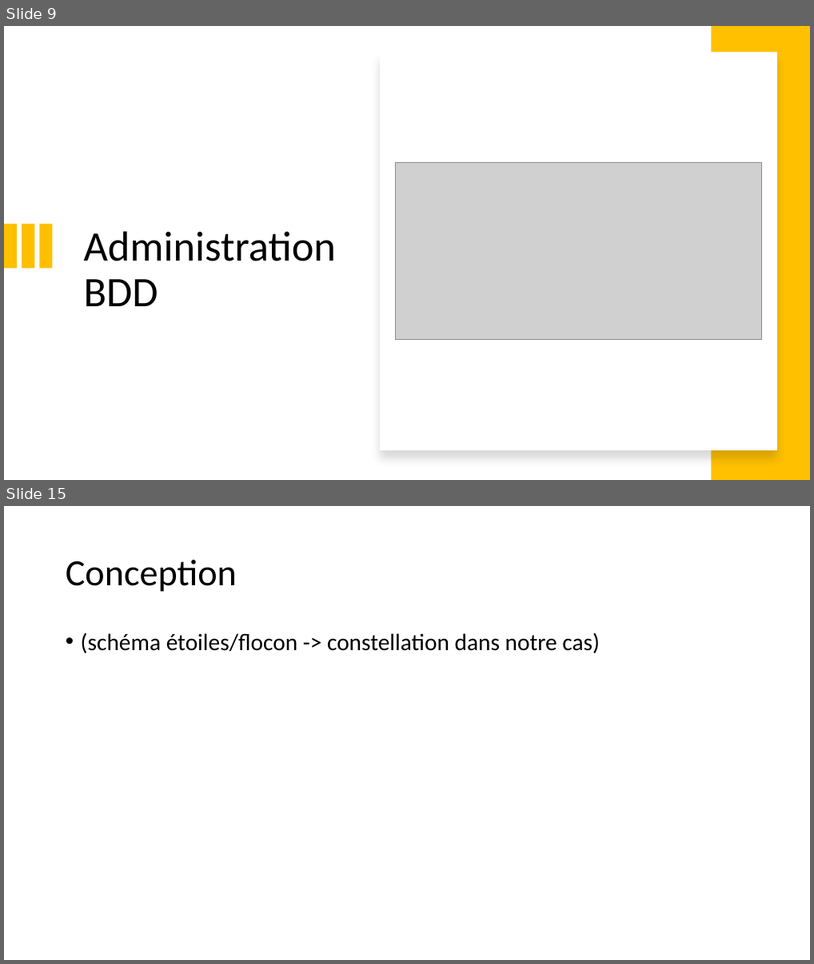
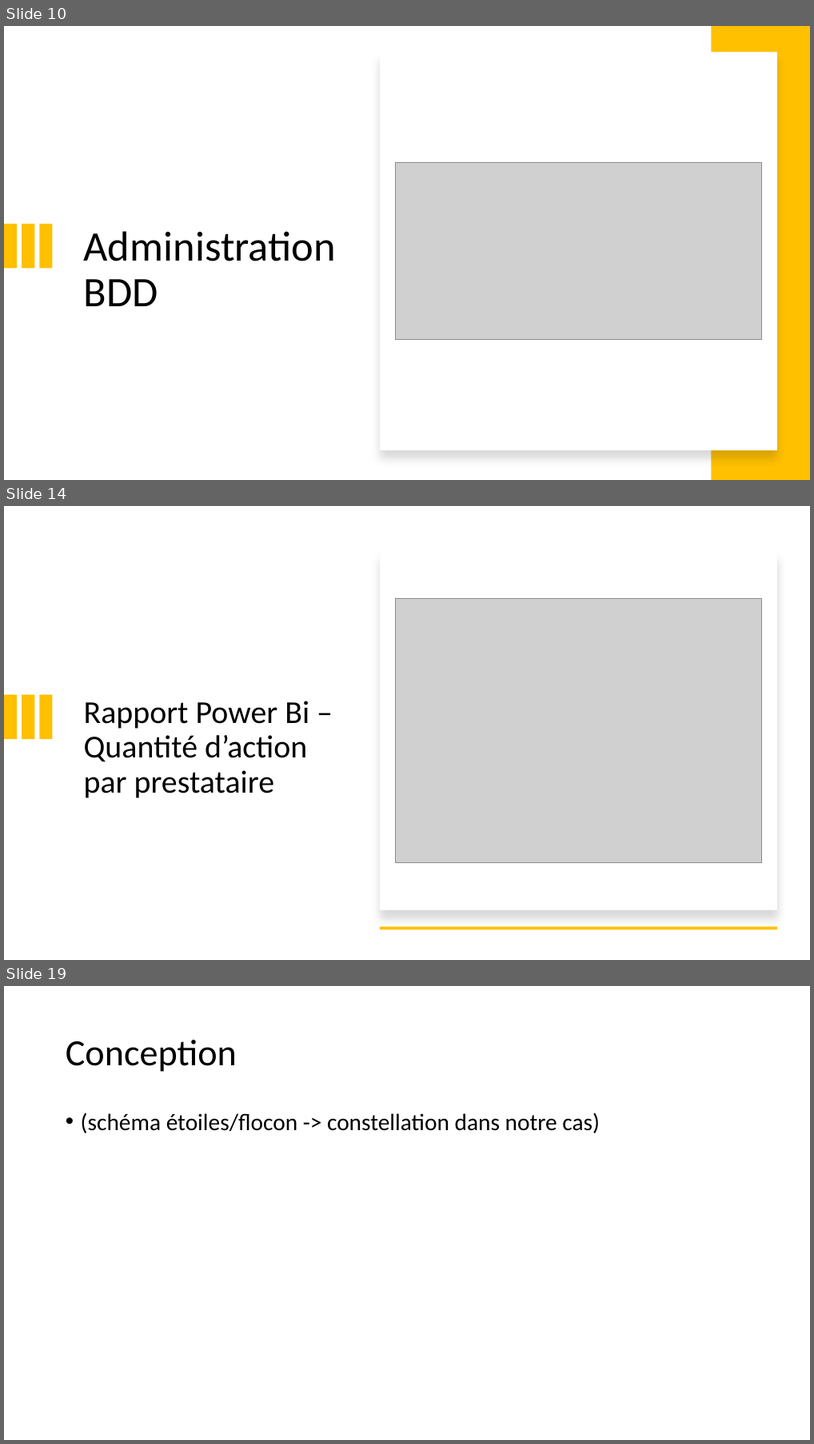
Before and after one commit to neopolitan2012/PT-LPBDD, a slide deck: Soutenance_PT.pptx. Shown one above the other, each under a label of ours: slides 9 and 15 before the commit, slides 10, 14 and 19 after it; the slides between them are not shown. The pictures are 814x964 and 814x1444 pixels, drawn with LibreOffice and Linux fonts; fonts in the diff are those of the drawing; grey boxes stand for pictures. Boxes give left, top, right and bottom in pixels: in the first picture for what was removed or moved away, otherwise in the second. Text is boxed around its words. In the diff, an @@ line names an element or a change of style, - is before the commit and + after.

```diff
--- a/Soutenance_PT.pptx
+++ b/Soutenance_PT.pptx
@@ slide 14 added at <box>4,506,810,960</box>, background #FFFFFF @@
@@ rectangle added at <box>380,551,778,909</box>, fill #FFFFFF @@
@@ picture added at <box>396,599,762,863</box> @@
@@ rectangle added at <box>4,695,17,740</box>, fill #FFC000 @@
@@ rectangle added at <box>22,695,34,740</box>, fill #FFC000 @@
@@ rectangle added at <box>40,695,52,740</box>, fill #FFC000 @@
@@ title added at <box>84,700,310,798</box>, 38 pt, text #000000 @@
+Rapport Power Bi – Quantité d’action par prestataire
@@ rectangle added at <box>380,927,778,929</box>, fill #FFC000 @@
@@ what was slide 9 is now slide 10 @@
@@ what was slide 15 is now slide 19 @@
```
Also in this commit, not shown: 12 slides changed, 5 other slides added, 2 slides removed.
